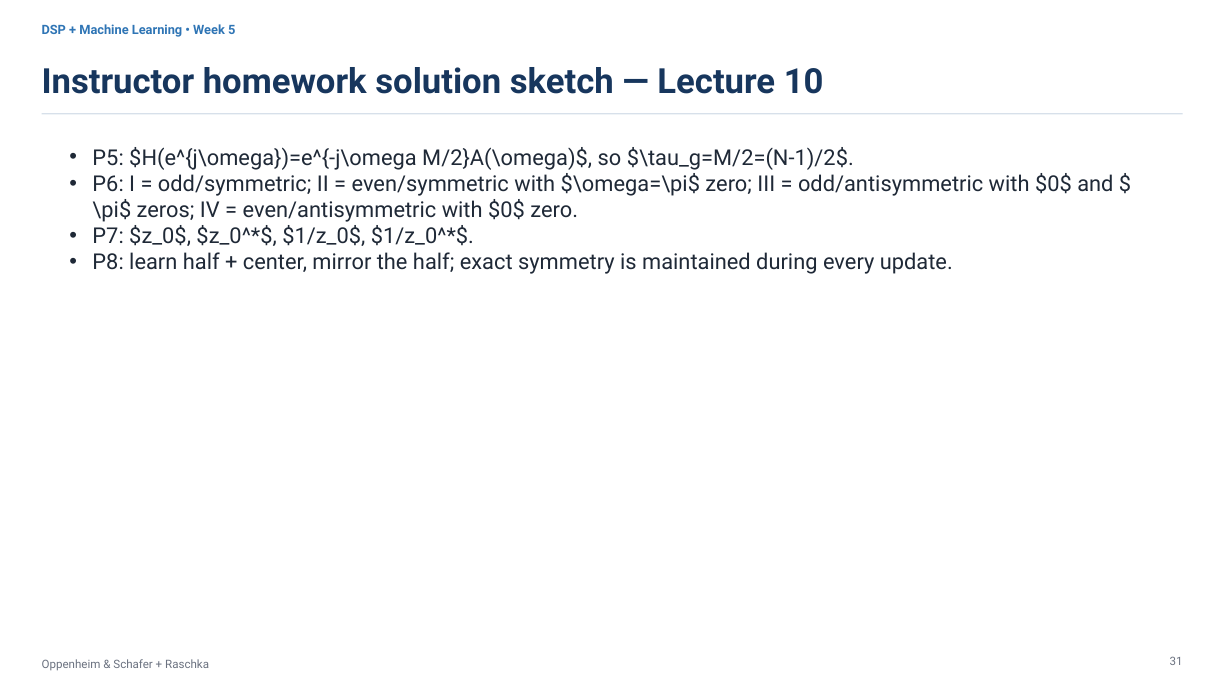
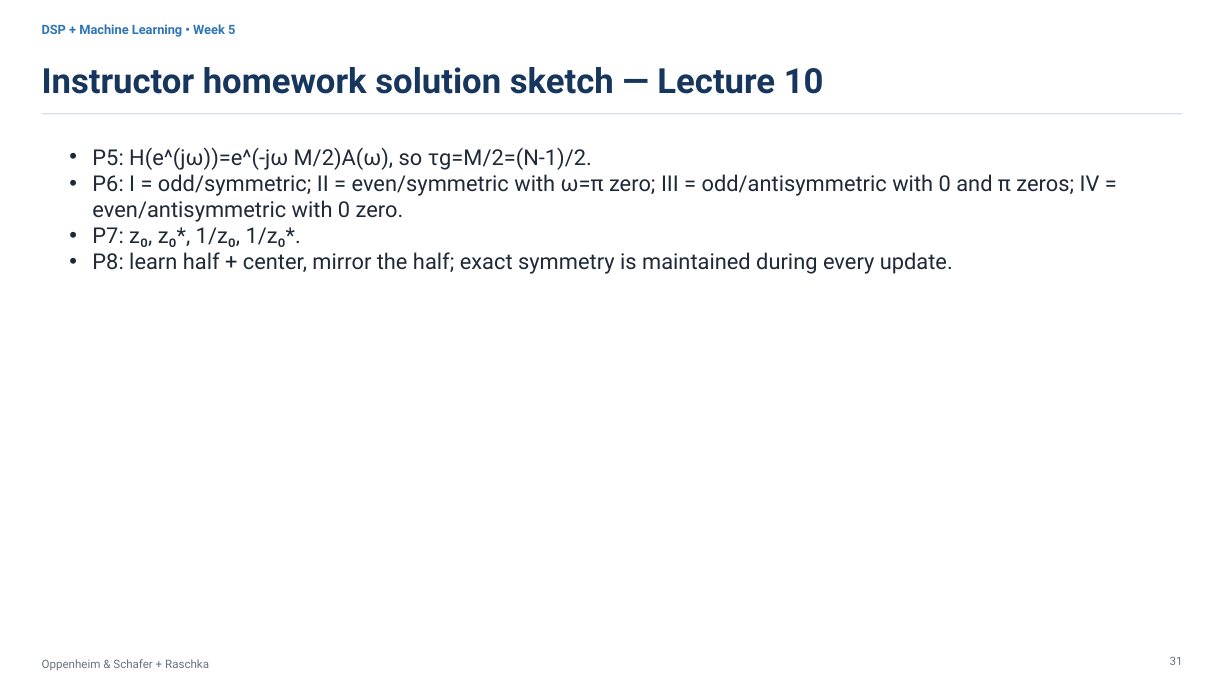
Before and after one commit to mathys2000/ecen45632_f26, a slide deck: slide 31 of python/CourseDesign/Week05e/Week5_Lecture10_Linear_Phase_Generalized_Phase_ML.pptx. Drawn at 1232x693 pixels with LibreOffice and Linux fonts; fonts in the diff are those of the drawing. Boxes give left, top, right and bottom in pixels: in the first picture for what was removed or moved away, otherwise in the second. Text is boxed around its words. In the diff, an @@ line names an element or a change of style, - is before the commit and + after.

```diff
--- a/python/CourseDesign/Week05e/Week5_Lecture10_Linear_Phase_Generalized_Phase_ML.pptx
+++ b/python/CourseDesign/Week05e/Week5_Lecture10_Linear_Phase_Generalized_Phase_ML.pptx
@@ text at (92, 147, 1100, 247): text changed @@
-• P5: $H(e^{j\omega})=e^{-j\omega M/2}A(\omega)$, so $\tau_g=M/2=(N-1)/2$.
-• P6: I = odd/symmetric; II = even/symmetric with $\omega=\pi$ zero; III = odd/antisymmetric with $0$ and $\pi$ zeros; IV = even/antisymmetric with $0$ zero.
-• P7: $z_0$, $z_0^*$, $1/z_0$, $1/z_0^*$.
+• P5: H(e^(jω))=e^(-jω M/2)A(ω), so τg=M/2=(N-1)/2.
+• P6: I = odd/symmetric; II = even/symmetric with ω=π zero; III = odd/antisymmetric with 0 and π zeros; IV = even/antisymmetric with 0 zero.
+• P7: z₀, z₀*, 1/z₀, 1/z₀*.
```
Also in this commit, not shown: 21 other slides changed, 20 other files.
